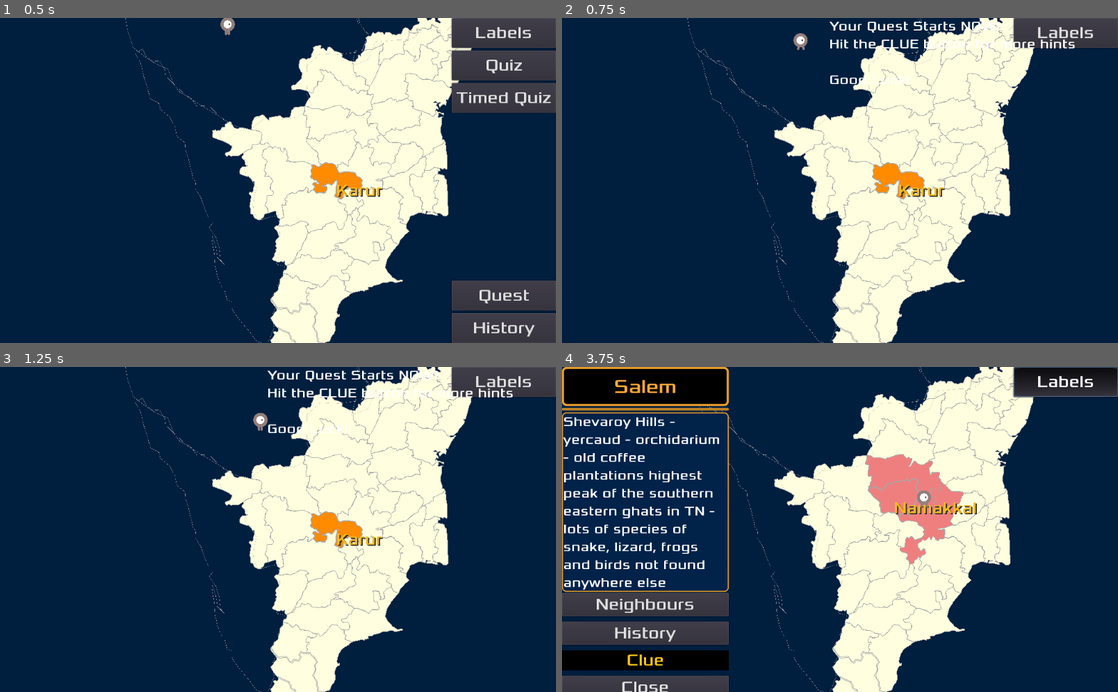
Above: before the commit, frames 1-4 (two rows, left to right).
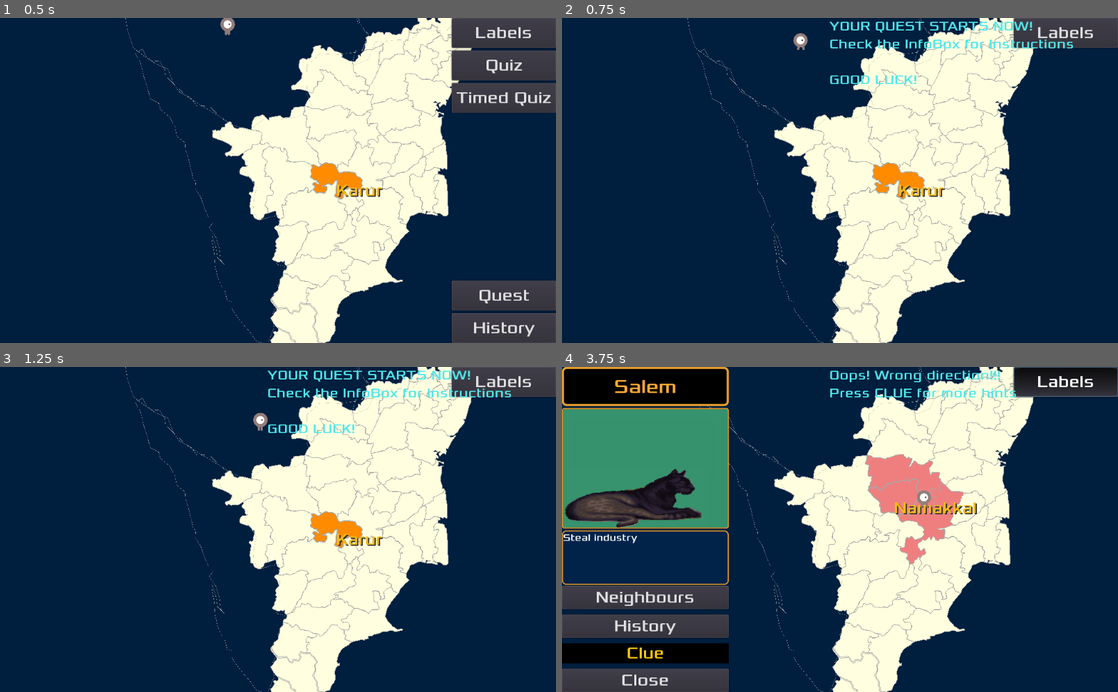
Above: after the commit, the same moments.

Repository: sharun-s/godot-tn
Game: Godot game, scene res://Node2D.tscn
Same seed, same stepped clock (60 frames per second), same inputs: the game is played once before the commit and once after it.
Inputs (mouse positions are in pixels of both pictures, inside the frame that each line leads up to):
- Up to frame 1 (0.5 s): no input
- Up to frame 2 (0.75 s): click "Quest" at 0.5 s
- Up to frame 3 (1.25 s): no input
- Up to frame 4 (3.75 s): click "Labels" at 1.25 s; tap Enter at 2 s; drag from (951, 490) to (995, 393) at 2.02 s; drag from (995, 393) to (895, 497) at 2.77 s; move the mouse to (1023, 367) at 3.52 s; hold Right (ui_right) from 3.53 s (still down); tap Backspace at 3.6 s; click (1023, 367) at 3.67 s

Frame 1 is identical in both runs. In frame 2, 1.7% of the frame differs, in the area x 48-93%, y 1-21%; in frame 3, 1.7%; in frame 4, 18%, in the area x 0-82%, y 1-100%.

Commit message:
minor ui tweeks and facts update

Diff:
--- a/InfoCenter.gd
+++ b/InfoCenter.gd
@@ -1,7 +1,8 @@
 extends GridContainer
 var facts:={
-		Ariyalur=['prehistoric fossils','Gangaikondacholapuram'],
-		Chennai=["State Capital", "Marina Beach"],
+		Ariyalur=['prehistoric fossils', 'Gangaikondacholapuram'],
+		Chennai=["State Capital with 10% of the states population",
+		"Marina Beach", "Center of the Tamil Film Industry nicknamed Kollywood, as most studio were built in the Kodambakkam neighbourhood"],
 		Chengalpattu=[
 			"Named after the Sengazhuneer poo (Red White Lily) that grows in abundance along the river banks",
 			"Mahaballipuram site of some of the earliest Rock Temples and Stone Sculpture that influenced the style of Temple Architecture throughout South India"],
@@ -16,8 +17,10 @@
 		'Ports, Beaches, fishing villages','Was known as Naadu Nadu or the middle kingdom betweene Cholas in the South and the Pallavas in the North',
 		"Fort St David in Cuddalore was one of the main British trading posts controling their activities in South India in the early 1700. So Cuddalore became the site of multiple wars with the French based 25kms North in Pondicherry",
 		"Silver Beach is one of the longest beaches found on the Coromandel Coast. 2700 people lost their life here during the 2004 Tsunami", 'Chidambaram temple','Pichawaram Mangrove forests'],
-		Dindigul=['Famous Kodaikanal hill station'],
-		Dharmapuri=["Hogenakkal falls"],
+		Dindigul=['Kodaikanal, in tamil translates to The Gift of the Forest, is very popular hillstation located here',
+		'Palani Hills'],
+		Dharmapuri=["Hogenakkal falls, which means smokey rocks, is where the river Cauvery enters Tamil Nadu",
+			"Taking a ride in the local bowl shaped boats made of woven grase called a Parisal/Coracle is very popular tourist activity here"],
 		Erode=[
 			"Turmeric",
 			"Agri powerhouse due to rivers and dams",
@@ -26,7 +29,8 @@
 		Kanyakumari=["Nanjilnadu cuisine Puttu, Appam, Idiappam, Seafood, Coconut oil based",
 			"Southern most district of TN and the Indian main land",
 			"Nagarcoil is the District HQ",
-			"The only district of TN facing the Arabian Sea"],
+			"The only district of TN facing the Arabian Sea",
+			"The ancient Kani tribe living in the Western Ghats recently discovered tree climbing crabs in this biodiversity hotspot"],
 		Kanchipuram=[
 			"District HQ is Kanchipuram also known as the City of a Thousand Temples",
 			"Capital of the Panllava Kingdom from the 4th to the 9th Century",
@@ -36,12 +40,15 @@
 			"Kailasanathar Temple and the Vaikunta Perumal Temple found here are nearly 1350 years old"
 		],
 		Krishnagiri=[
-			"Largest producers of Mangoes in India"
+			"Birthplace of C. Raja Gopalachari popularly known as Rajaji, the first Governor General of India and first Chief Minister of Tamil Nadu",
+			"Largest producers of Mangoes in India",
+			"Largest city here is Hosur 40 km from Bangalore and a major manufacturing hub"
 		],
 		Kallakurichi=[
 			'Mainly a rural area 50 years ago increased road connectivity has turned into an emerging agricultural hub.',
 			'The Kalvarayan Hills are pristine unexplored area with the Vellimalai hilltop becoming a popular tourist spot for locals during the monsoon season.'],
-		Karur=["Capital of the Chera Kings"],
+		Karur=["Capital of the Chera Kings",
+		"TN Newsprint and Papers Ltd TNPL located here is the largest sugarcane based paper mill in the world"],
 		Perumbalur=['Leads the state in Small Onion production'],
 		Pudukotai=['Was a independent princely state ruled by the Thondaimans since the 17th century'],
 		Mayiladithurai=[ 'Ancient Port town of Poombuhar where the Kaveri meets the sea '],
@@ -51,14 +58,23 @@
 			'Many areas well known for conducting the Jallikattu (bull taming) ceremony during the Pongal (harvest festival) season',
 			'Jasmine (Madurai Malli)'
 		],
-		Nagapattinam=['Sambandar of Sirkazhi and the Jains - Thirumarai ', 'Velankanni festival', 'Was hit by the 2004 Tsunami 6000 lives lost', 'Danish Fort' ],
-		Nilgiris=[
-			'coffee, tea, rubber, eucalyptus plantaination',
+		Nagapattinam=['Sambandar of Sirkazhi and the Jains - Thirumarai ',
+		'Velankanni festival', 'Was hit by the 2004 Tsunami 6000 lives lost',
+		'Danish Fort at Tarangabadi' ],
+		Nilgiris=['Doddabetta Peak the highest point in TN at 2600m is located here',
+			'Home of the native hill Toda and Badaga tribes',
+		"Udhagamandalam or Ooty known as the Queen of Western Ghats is a hillstation located here. It is the district HQ.",
+			'Coffee, tea, rubber, eucalyptus plantations',
 			'Mudumalai Tiger Reserve is the largest in TN with 160 using the corridor and 103 resident ' ],
 		Namakkal=['Cauvery flows thro, Tiruchengode...',
 		'Known for its Poutry Farms and  Lorry body building industry',
 		'Its name derives from Namagiri, the name of the single 65m high rock formation at the center of the Namakkal town. A Fort covering one and half acres was built on top of the rock in the 17th century'],
-		Ranipet=['Ceramics'],
+		Ranipet=[
+		"The famous Ambur biryani. The Mughals ruled this region and influenced the cuisine. Unique due to local type of rice used, and cooking meat and rice together unlike other biriyanis separately",
+		"Arcot Makkan Peda is a speciality - a flattened gulab jamun but filled with grated dry fruits soaked in sugar syrup",
+		"Leather goods manufacturing hub",
+		'End point of the first Paseenger Railway Line built in South India in 1854 - Walajahpet-Veyasarapady (Chennai)',
+		'Built on the Palar River banks, by the Nawab of Arcot, in honour of the Rani of Gingee who committed Sati after her husband Desingh died in the Battle of Gingee'],
 		Ramanathapuram=[
 			"Birth place of A.P.J Abdul Kalam, rocket man, pokhran 2, peoples president...",
 			"Hi! I am Abdul. Welcome to Pamban Island",
@@ -66,7 +82,7 @@
 			"Mandapam - Pamban Bridge - Pamban-Rameshwaram/Dhanushkodi",
 			"In 1964 a cyclone hit Pamban Island with 25 ft waves washing away the town of Danushkodi. Today the remain of the ghost town are a tourist attraction."
 		],
-		Salem=['Steal industry',
+		Salem=['Steal industry','Mettur Dam, on the Cauvery river is the largest dam in the state',
 		'Shevaroy Hills - yercaud - orchidarium - old coffee plantations highest peak of the southern eastern ghats in TN - lots of species of snake, lizard, frogs and birds not found anywhere else'],
 		Sivagangai=['Kaniyan - Yaadhum Oore Yaavarum Kelir',
 			'Chettinad formed by a prosperous banking and business community built from trading with Burma, Ceylon and Malaysia',
@@ -74,7 +90,7 @@
 			'Known for the famous Chettinad cuisine',
 			'Found here is the 2500 year old Keezhadi excavation site, including plates with the Tamil-Brahmi script'
 		],
-		Theni=['Indian Neutrino Observatory',
+		Theni=['Cardamom estates','Indian Neutrino Observatory',
 		'Meghamalai Wildlife Sanctuary'],
 		Tiruvarur=[
 			'Somaskanda iconography',
@@ -89,7 +105,9 @@
 			"Seat of the Chola Empire",
 			"Thanjavur dolls popularly known as Thalaiyatti Bommai are made of clay which is found along the river Cauvery"
 		],
-		Tirunelveli=["Halwa"],
+		Tirunelveli=["Halwa", "Kudrevatti", "ISROs Rocket Engines are assembled and tested at Mahendragiri located here",
+		"Agastyamalai mountain is a popular pilgrimage site to Sage Agastya considered father of the Tamil Language",
+		"Kalakkad Mundanthurai Tiger Reserve (KMTR) wildlife include Lion tailed Macaques, Elephants, Tigers, Peacock, Nilgiri Langur, Gaur amd Leopards"],
 		Tiruvannamalai=[
 			"Arunachala hill, deepam festival",
 			"Arni silk production",
@@ -106,8 +124,12 @@
 		Tiruppur=["Textile export hub"],
 		Tirupathur=['Surrounded by the Javadhu and Yelagiri Hills known for rivers, waterfalls and sandal wood trees'],
 		Tiruchirapalli=['The Srirangam temple complex covers 156 acres making it the largest templex complex in the country. Famous for festivals conducted throughout the year',
+		'Kallanai also known as the Grand Anicut across the Cauvery river is the oldest dam in the country that is still in use. Built nearly 2000 years ago.',
 		'Rockfort Temple'],
-		Tenkasi=['Old Courtallam Falls', 'Thirukutralam'],
+		Tenkasi=[
+			'Courtallam Falls - locals believe bathing under these waterfalls cures many ailments as the water passes through herbal forests',
+			"Known as the Kashi (Varanasi) of the South, its surrounded by the western ghats on three sides and is famous for its monsoon showers, known as Saaral season",
+		],
 		Vilippuram=["Pondicherry, Auroville ",
 			"Gingee Fort is found here. Sivaji called it the most impregnable fortress in India"
 		],
@@ -117,7 +139,6 @@
 			'The 192 ft Gopuram of the Srivilliputhur Temple built here, dedicated to Andal the only female among the poet saints of south india, is the symbol of the Tamil Nadu Govt'
 		],
 		Vellore=[
-			"The famous Ambur biryani, thanks to Mughal influence from the mughal court of the Nawab of Arcot",
 			"Top exporter of finished Leather goods in the country",
 			"500 year old Vellore Fort is a popular tourist attraction. Was location of the 1806 Sepoy Mutiny against the British"
 		]
--- a/InfoCenter.tscn
+++ b/InfoCenter.tscn
@@ -49,10 +49,10 @@
 corner_radius_bottom_left = 8
 
 [sub_resource type="DynamicFont" id=5]
-size = 24
+size = 18
 font_data = ExtResource( 2 )
 
-[sub_resource type="StyleBoxFlat" id=8]
+[sub_resource type="StyleBoxFlat" id=6]
 bg_color = Color( 0.47451, 0.913725, 0.647059, 1 )
 border_width_left = 10
 border_width_top = 10
--- a/Node2D.tscn
+++ b/Node2D.tscn
@@ -145,6 +145,7 @@
 margin_right = 20.0
 margin_bottom = 14.0
 custom_fonts/font = SubResource( 6 )
+custom_colors/font_color = Color( 0.317647, 0.913725, 0.929412, 1 )
 __meta__ = {
 "_edit_use_anchors_": false
 }
--- a/TN.gd
+++ b/TN.gd
@@ -861,7 +861,7 @@
 		$HUD/Quiz.hide()
 		$HUD/Timed.hide()
 		$HUD/Learn.hide()
-		$HUD/Score.text='Your Quest Starts NOW!\nHit the CLUE button for more hints\n\nGood Luck!'
+		$HUD/Score.text='YOUR QUEST STARTS NOW!\nCheck the InfoBox for Instructions\n\nGOOD LUCK!'
 		$HUD/Grid.reload(selected_district, neighbours(selected_district), get_history(selected_district), 0)
 		quest_in_progress=true
 		$HUD/Quest.hide()
@@ -893,6 +893,7 @@
 	game_over()
 
 func _off_track(d):
+	$HUD/Score.text="Oops! Wrong direction!!!\nPress CLUE for more hints"
 	get_node(d).get_child(0).color=selected_color_wrong
 
 func _on_Grid_show_neighbours(show):
Not shown: 5 places in InfoCenter.tscn that only renumber resources
